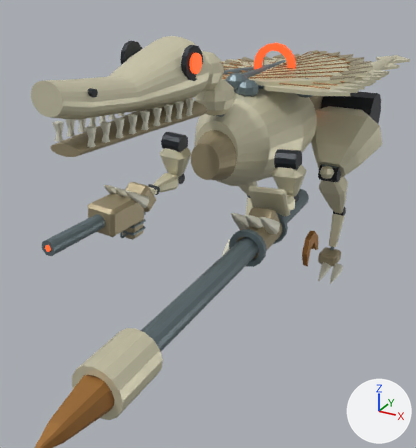
A saved change to the Blender file out/morph_reference/s10/s10.blend.
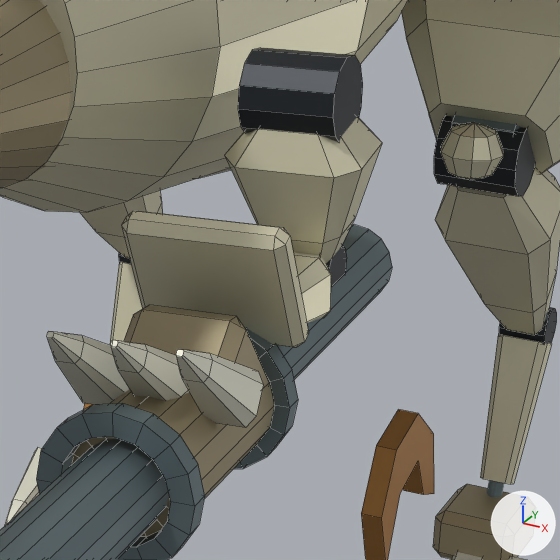
Old and new are each drawn from a 50 mm camera at (2.293, -5.563, 3.265) aimed at (0.2, -1.758, 1.363) and again close up on the part from 53% to 83% of the width and 31% to 59% of the height. Lighting does not change. The marker at lower right points along +X, +Y and +Z. The older version's two pictures come first. Both versions are drawn at frame 16 of the action 's10:flight_heavy:charge_hinge'; the numbers are the values there. The close-ups show mesh edges as thin lines.

In view in the first close-up: 'Articulated charge shutter', 'Axial grip retaining flange.001', 'Femur anatomical armor', 'Handheld raptor electromagnetic lance shaft', 'Humerus anatomical armor', 'Humerus hinge', 'Long axial weapon hand grip', 'Metatarsal anatomical armor', 'Raised second toe sickle blade', 'Shared sealed separate thoracic cage', 'Tapered horizontal raptor rib cage', 'Tibia fibula anatomical armor' and 19 more.
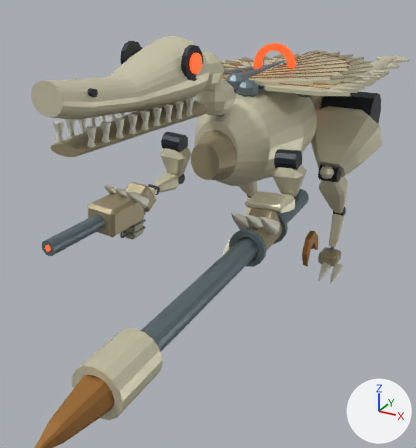
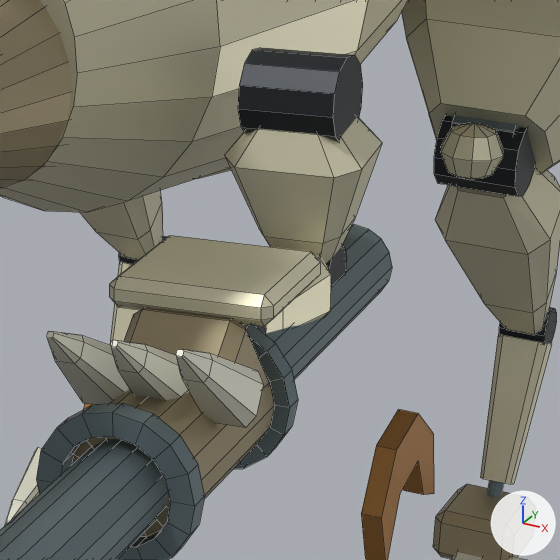
ob_charge_hinge is not drawn itself; it is the parent of ob_articulated_charge_shutter.

Pixel boxes (x1, y1, x2, y2) of what changed, in the close-ups (560 x 560 px):
'Articulated charge shutter', turned
    before: (121, 211, 309, 347)
    after: (109, 235, 320, 326)

Diff of the bpy script that builds the scene:
```diff
--- a/out/morph_reference/s10/s10.blend.py
+++ b/out/morph_reference/s10/s10.blend.py
@@ ob_charge_hinge @@
 ob_charge_hinge.location = (0.0, 0.22, 0.23)
-ob_charge_hinge.rotation_euler = (-1.15, 0.0, 0.0)  # degrees (-66, 0, 0)
```
